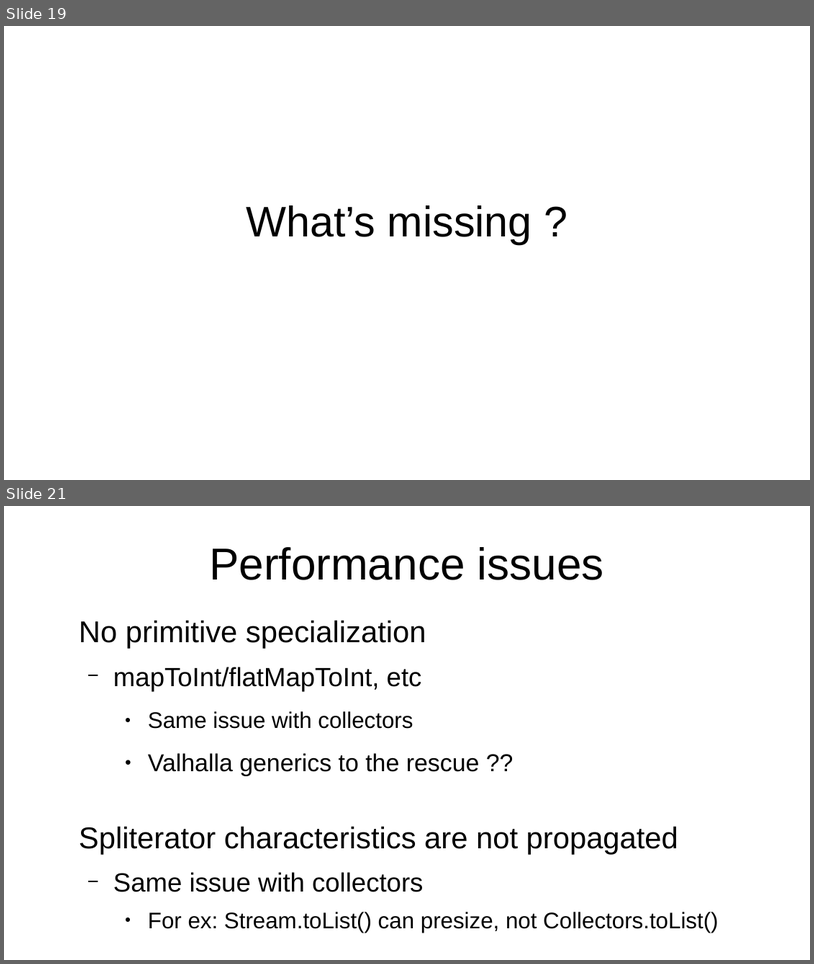
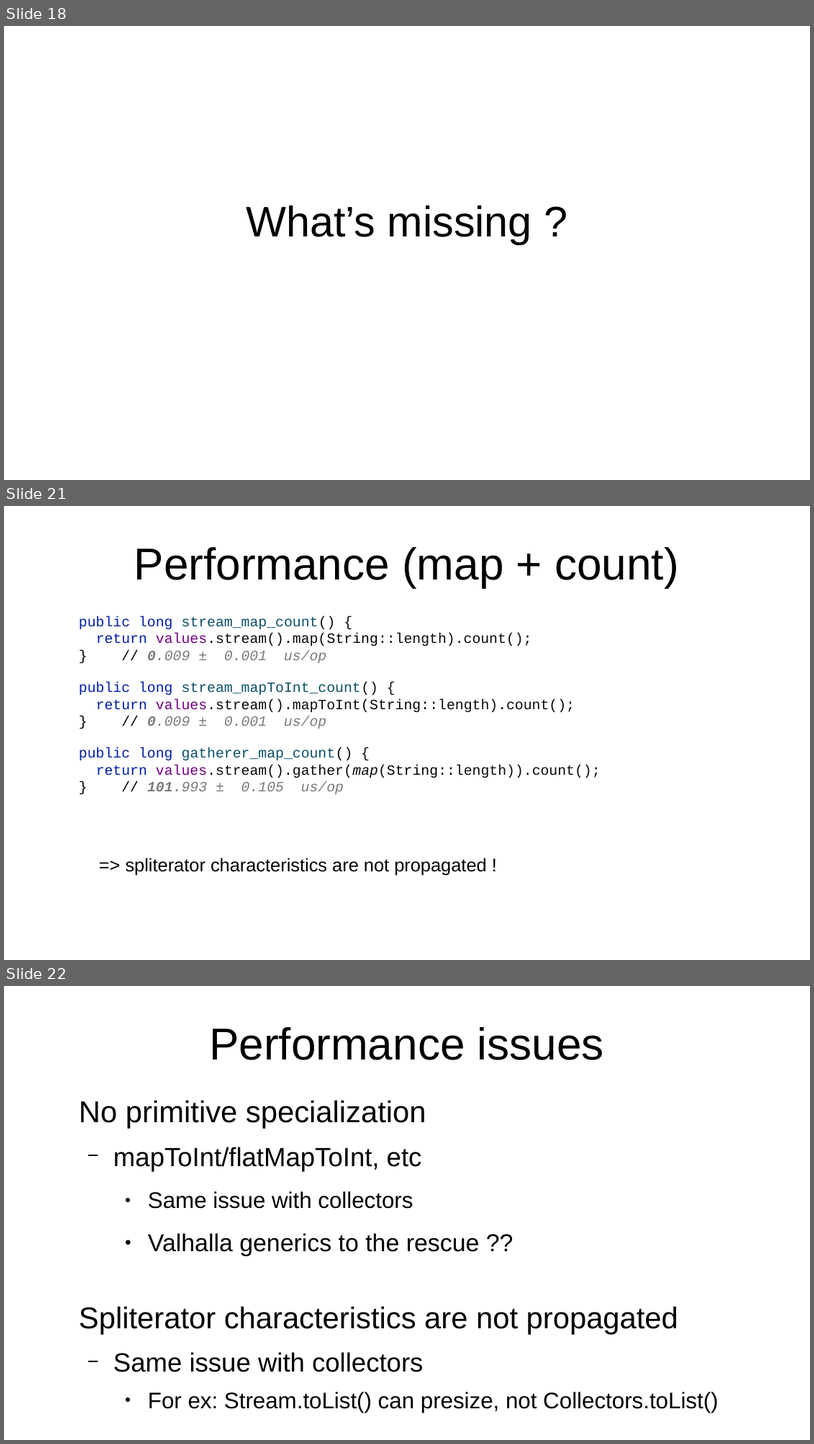
Before and after one commit to forax/we_are_all_to_gather, a slide deck: We are all to gather.odp. Shown one above the other, each under a label of ours: slides 19 and 21 before the commit, slides 18, 21 and 22 after it; the slides between them are not shown. The pictures are 814x964 and 814x1444 pixels, drawn with LibreOffice and Linux fonts; fonts in the diff are those of the drawing. Boxes give left, top, right and bottom in pixels: in the first picture for what was removed or moved away, otherwise in the second. Text is boxed around its words. In the diff, an @@ line names an element or a change of style, - is before the commit and + after.

```diff
--- a/We are all to gather.odp
+++ b/We are all to gather.odp
@@ slide 21 added at bbox=[4, 506, 810, 960], background #FFFFFF @@
@@ title added at bbox=[134, 547, 679, 587], 44 pt, text #000000 @@
+Performance (map + count)
@@ text added at bbox=[79, 616, 601, 794], 14 pt, text #090909 @@
+public long stream_map_count() {
+return values.stream().map(String::length).count();
+} // 0.009 ± 0.001 us/op
+public long stream_mapToInt_count() {
+return values.stream().mapToInt(String::length).count();
+} // 0.009 ± 0.001 us/op
+public long gatherer_map_count() {
+return values.stream().gather(map(String::length)).count();
+} // 101.993 ± 0.105 us/op
@@ text added at bbox=[126, 857, 486, 875], 18 pt, text #000000 @@
+=> spliterator characteristics are not propagated !
@@ what was slide 19 is now slide 18 @@
@@ what was slide 21 is now slide 22 @@
```
Also in this commit, not shown: 8 slides changed, 3 other slides added, 2 slides removed, 4 other files.
